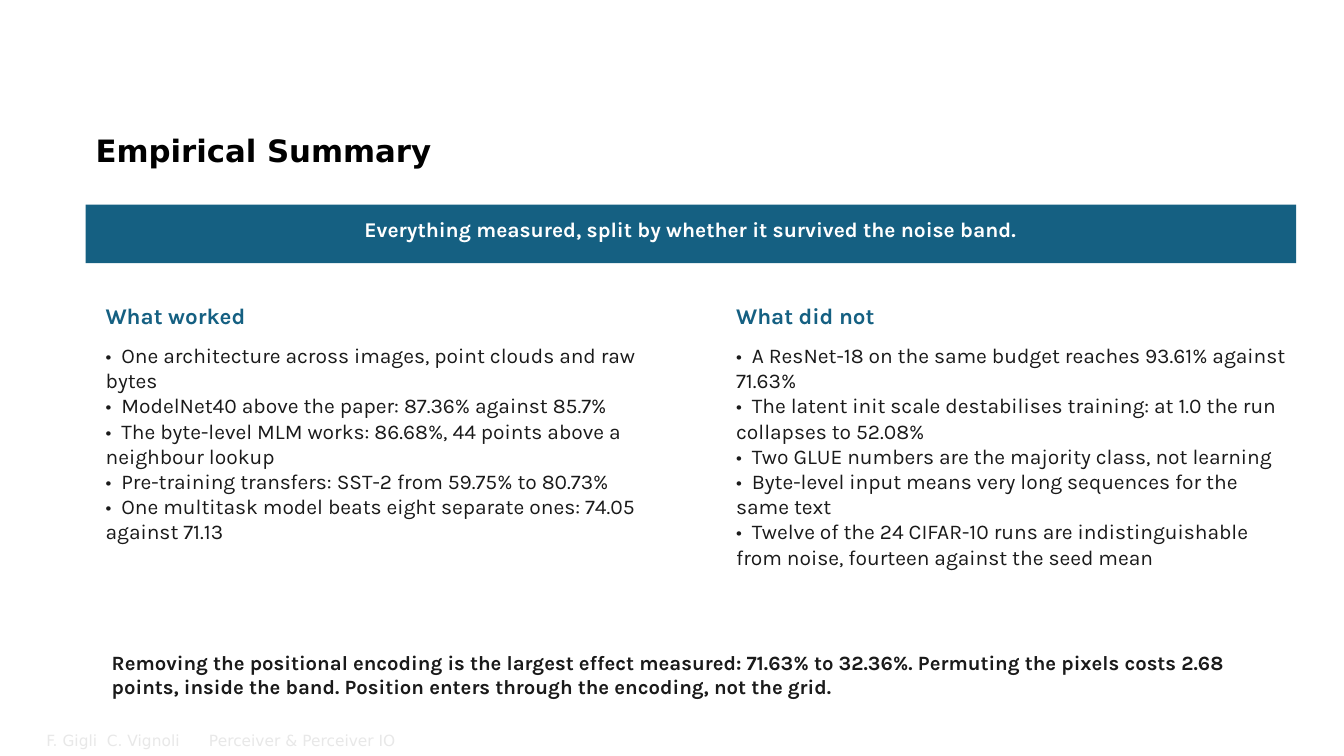
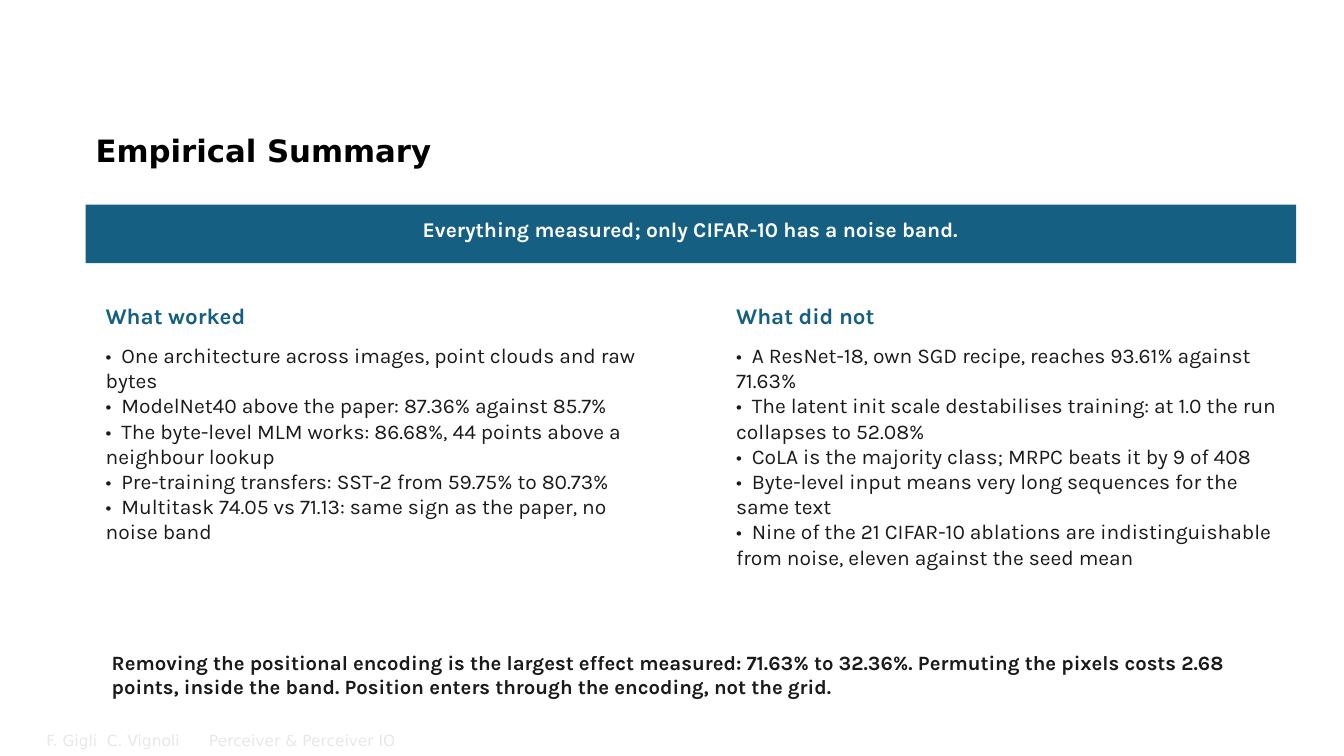
Before and after one commit to FrancescoGigli/Perceiver_project, a slide deck: slide 39 of sito/slide/Perceiver & Perceiver IO.pptx. Drawn at 1344x756 pixels with LibreOffice and Linux fonts; fonts in the diff are those of the drawing; background and template pictures are left out. Boxes give left, top, right and bottom in pixels: in the first picture for what was removed or moved away, otherwise in the second. Text is boxed around its words. In the diff, an @@ line names an element or a change of style, - is before the commit and + after.

Commit message:
Materiali allineati al codice e alla lezione rivista
Dispensa, deck beamer e deck PowerPoint, README e pagina iniziale dicono ora le stesse
cose della lezione, verificate su codice, log e PDF dei paper.

- Dispensa (220 pagine): cross-attention del nostro codice a 1 testa con d = 261
  (non 8 teste da 64), LayerNorm con radice di (sigma^2 + eps), residual del backward
  sommata a L' e non ai latenti normalizzati, init di default di PyTorch (niente Xavier),
  troncamento a +-2 sigma, Tab. 5 come "latent transformer essenziale", Tab. 6 completa,
  Fourier con frequenze equispaziate, Fig. 5 con i valori del grafico, Perceiver IO
  (84.5 con Fourier, patch audio, query da 1026, N e D non dichiarati), capitolo del
  progetto (e02 atteso per costruzione, seed che sposta lo split, CoLA in Matthews
  62.49/65.41, e23/e24/e27/e28 instabili, ModelNet40 senza banda, ResNet con la sua
  ricetta), riferimenti teorici (LSTM a 6 equazioni, LAMB, weight decay, dropout, He,
  equivarianza, softmax, flusso ottico e GLUE di IO).
- Beamer (41 pagine) e PowerPoint: stesse correzioni in inglese, formula del trust
  ratio, otto figure rigenerate da _diag/figure_risultati42.py (run instabili marcate,
  seed e split, ricette diverse, CoLA in Matthews); nuovo anello
  _diag/allinea_rev_20260927.py per il PowerPoint.
- README, progetto/README e pagina iniziale: numeri e cautele aggiornati (42 run su 42,
  59 voci di glossario, 41 pagine del deck, 220 della dispensa).
- Lezione: backward della LayerNorm, self-attention equivariante, e27 fra le run instabili.

```diff
--- a/sito/slide/Perceiver & Perceiver IO.pptx
+++ b/sito/slide/Perceiver & Perceiver IO.pptx
@@ text at (423, 222, 958, 243): text changed @@
-Everything measured, split by whether it survived the noise band.
+Everything measured; only CIFAR-10 has a noise band.
@@ text at (736, 348, 1251, 389): text changed @@
-• A ResNet-18 on the same budget reaches 93.61% against 71.63%
+• A ResNet-18, own SGD recipe, reaches 93.61% against 71.63%
@@ text at (752, 449, 1251, 469): text changed @@
-• Two GLUE numbers are the majority class, not learning
+• CoLA is the majority class; MRPC beats it by 9 of 408
@@ text at (106, 499, 606, 540): text changed @@
-• One multitask model beats eight separate ones: 74.05 against 71.13
+• Multitask 74.05 vs 71.13: same sign as the paper, no noise band
@@ text at (736, 524, 1271, 570): text changed @@
-• Twelve of the 24 CIFAR-10 runs are indistinguishable from noise, fourteen against the seed mean
+• Nine of the 21 CIFAR-10 ablations are indistinguishable from noise, eleven against the seed mean
```
Also in this commit, not shown: 25 other slides changed, 18 other files.
